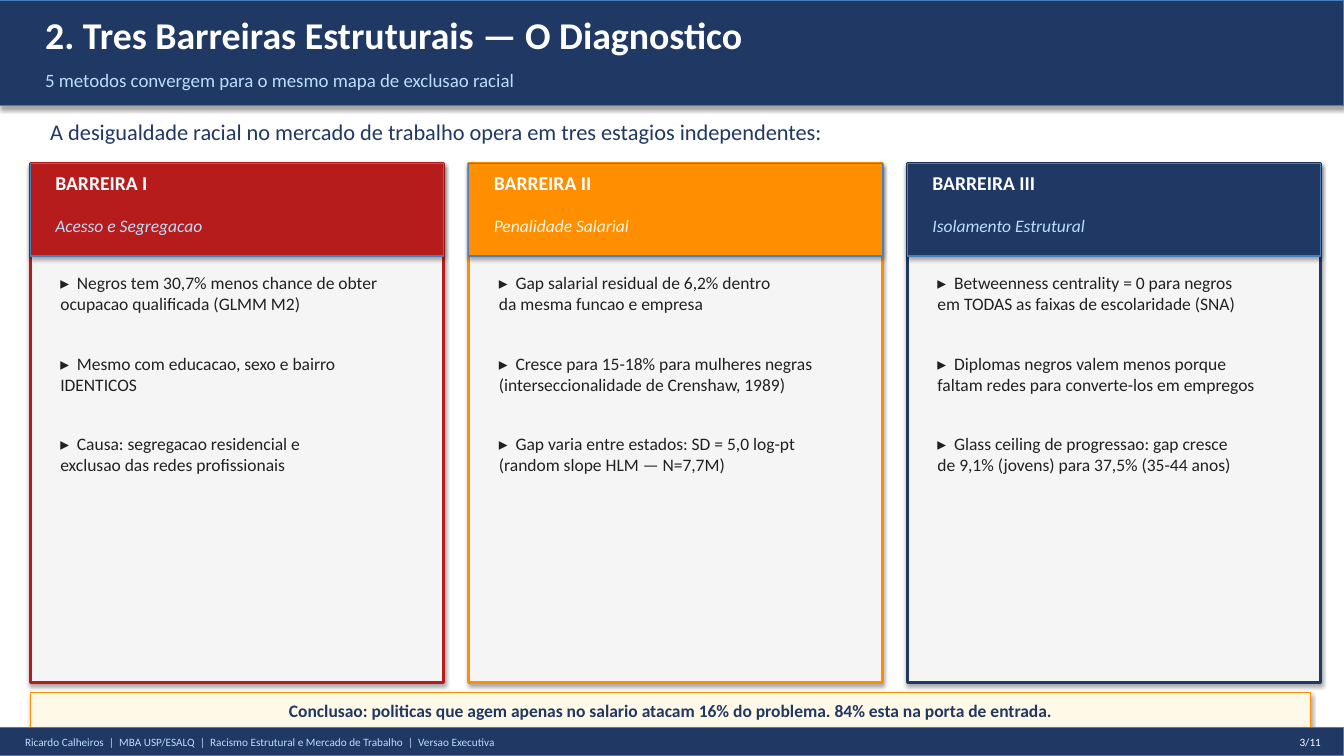
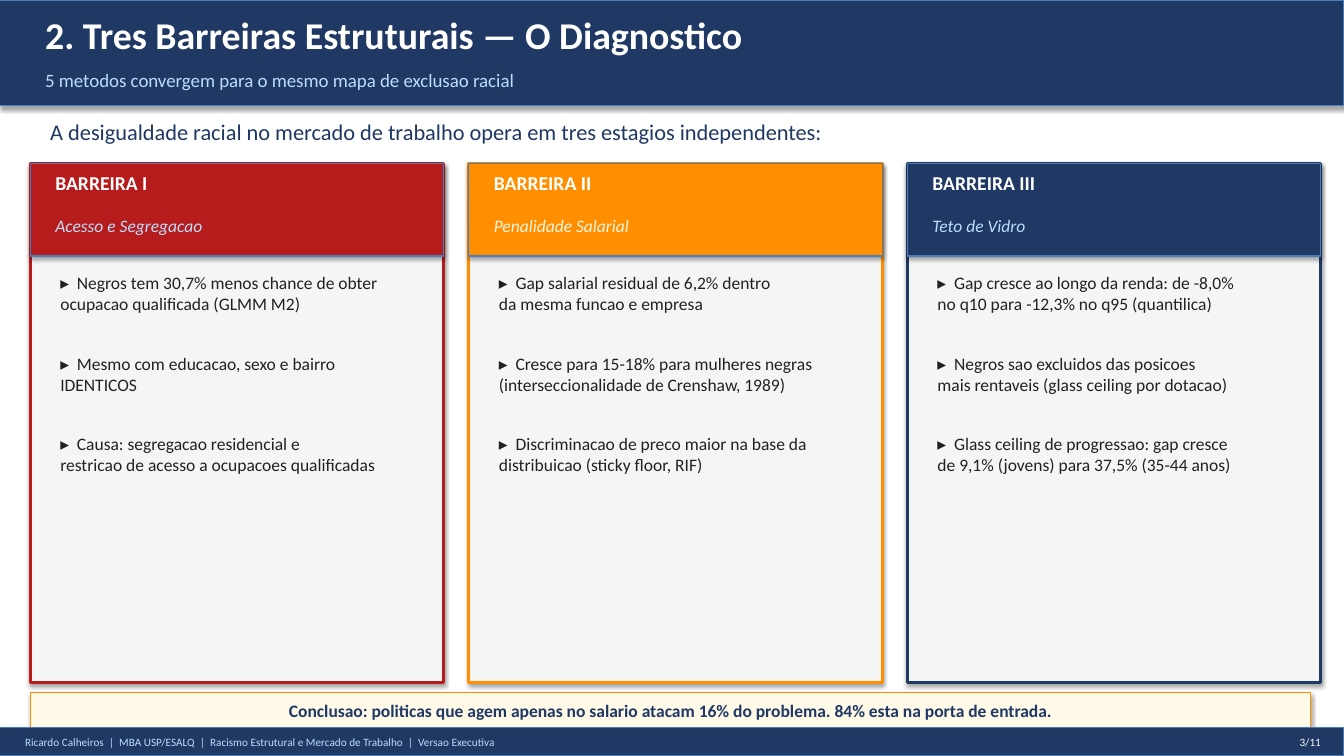
Before and after one commit to rickinrj-ux/ProjetoRacismoPNAD, a slide deck: slide 3 of entregaveis/apresentacao_executiva_tcc.pptx. Drawn at 1344x756 pixels with LibreOffice and Linux fonts; fonts in the diff are those of the drawing. Boxes give left, top, right and bottom in pixels: in the first picture for what was removed or moved away, otherwise in the second. Text is boxed around its words. In the diff, an @@ line names an element or a change of style, - is before the commit and + after.

```diff
--- a/entregaveis/apresentacao_executiva_tcc.pptx
+++ b/entregaveis/apresentacao_executiva_tcc.pptx
@@ text at box(932, 220, 1026, 232): text changed @@
-Isolamento Estrutural
+Teto de Vidro
@@ text at box(937, 277, 1234, 313): text changed @@
-▸ Betweenness centrality = 0 para negros
-em TODAS as faixas de escolaridade (SNA)
+▸ Gap cresce ao longo da renda: de -8,0%
+no q10 para -12,3% no q95 (quantilica)
@@ text at box(937, 358, 1228, 394): text changed @@
-▸ Diplomas negros valem menos porque
-faltam redes para converte-los em empregos
+▸ Negros sao excluidos das posicoes
+mais rentaveis (glass ceiling por dotacao)
@@ text at box(60, 438, 375, 474): text changed @@
-▸ Causa: segregacao residencial e
-exclusao das redes profissionais
+▸ Causa: segregacao residencial e
+restricao de acesso a ocupacoes qualificadas
@@ text at box(499, 438, 807, 474): text changed @@
-▸ Gap varia entre estados: SD = 5,0 log-pt
-(random slope HLM — N=7,7M)
+▸ Discriminacao de preco maior na base da
+distribuicao (sticky floor, RIF)
```
Also in this commit, not shown: 3 other slides changed, 1 slide removed, 4 other files.
